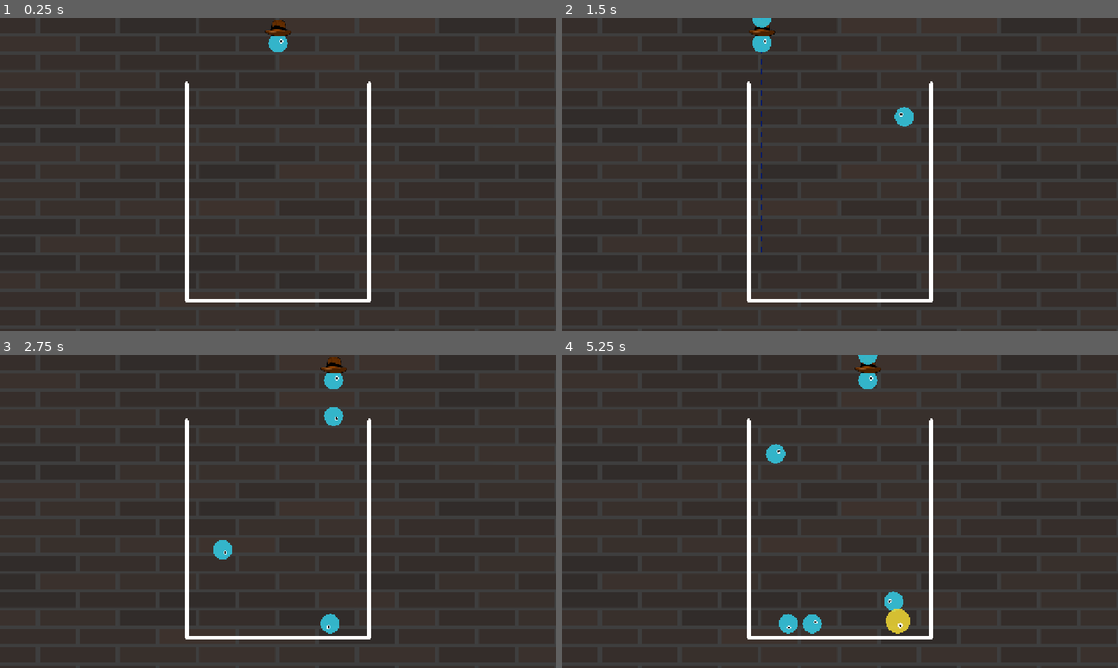
Above: before the commit, frames 1-4 (two rows, left to right).
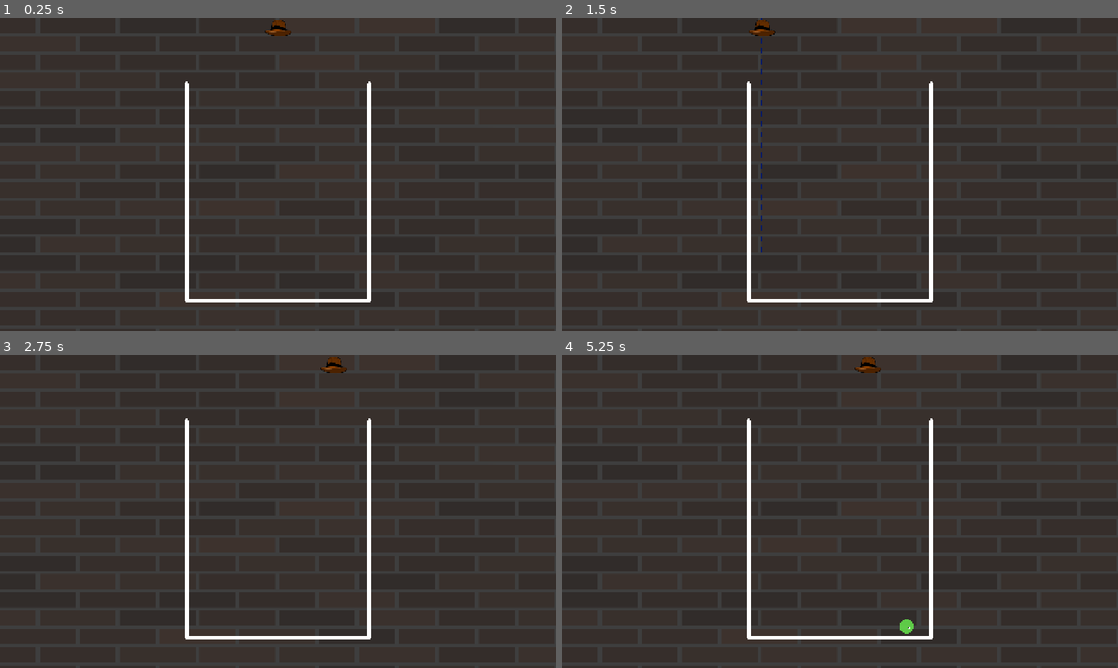
Above: after the commit, the same moments.

Repository: broli/oozecrawler
Game: Godot game, scene res://scenes/Core/main.tscn
Two runs of this game, one before a commit and one after it. Both use one fixed random seed, a clock stepped at 60 frames per second and the inputs below. The project has no main scene, so this scene is started directly.
Inputs (mouse positions are in pixels of both pictures, inside the frame that each line leads up to):
- Up to frame 1 (0.25 s): no input
- Up to frame 2 (1.5 s): tap Enter at 0.5 s; move the mouse to (962, 158) at 0.52 s; click (962, 158) at 0.67 s; move the mouse to (728, 190) at 1.27 s; click (728, 190) at 1.42 s
- Up to frame 3 (2.75 s): move the mouse to (333, 442) at 2.02 s; click (333, 442) at 2.17 s
- Up to frame 4 (5.25 s): move the mouse to (812, 574) at 2.77 s; click (812, 574) at 2.92 s; move the mouse to (1006, 558) at 3.52 s; click (1006, 558) at 3.67 s; move the mouse to (673, 464) at 4.27 s; click (673, 464) at 4.42 s; move the mouse to (867, 511) at 5.02 s; click (867, 511) at 5.17 s

The runs differ from the first frame. In frame 1, 0.1% of the frame differs, in the area x 48-52%, y 5-11%; in frame 2, 0.4%; in frame 3, 0.6%; in frame 4, 1.2%, in the area x 36-64%, y 0-90%.
Error after the commit: Attempt to call function 'update_queue' in base 'null instance' on a null instance. (res://scripts/core/main.gd:36)

Commit message:
feat(core): implement bingo cage bag randomization algorithm

Diff:
--- a/scripts/core/main.gd
+++ b/scripts/core/main.gd
@@ -1,40 +1,68 @@
 extends Node2D
 
-# Reference to child Dropper node
+# References to child nodes
 @onready var dropper: Node2D = $Dropper
+@onready var queue_display: Control = $HUD/NextSlimePanel/QueueDisplay
 
-var drop_queue: Array[int] = []
-const QUEUE_SIZE: int = 5 # Keep a buffer of 5 upcoming slimes
+#var drop_queue: Array[int] = []
+#const QUEUE_SIZE: int = 5 # Keep a buffer of 5 upcoming slimes
+
+var bingo_cage: Array[int]
 
 func _ready() -> void:
 	# Seed the queue initially
-	for i in range(QUEUE_SIZE):
-		drop_queue.append(get_random_drop_tier())
+	#for i in range(QUEUE_SIZE):
+		#drop_queue.append(get_random_drop_tier())
+	#load first bingo cage
+	load_bingo_cage()
 
 	# Give the dropper its first slime
-	prepare_next_drop()
+	send_slime_to_dropper()
 
-func get_random_drop_tier() -> int:
-	# Suika weights: mostly Tier 1 & 2, rare Tier 3
-	var roll := randf()
-	if roll < 0.65:
-		return 1
-	elif roll < 0.90:
-		return 2
-	elif roll < 0.98:
-		return 3
-	else:
-		return 4
+	#listen for slime drop
+	dropper.slime_dropped.connect(send_slime_to_dropper)
+
+func load_bingo_cage() -> void:
+	bingo_cage = [1,1,1,1,1,1,1,1,1,2,2,2,2,2,2,3,3,3,4,4,5]
+	bingo_cage.shuffle()
+
+func pull_next_ball() -> int:
+	if bingo_cage.is_empty():
+		load_bingo_cage()
+
+	#pull
+	var next_ball = bingo_cage.pop_back()
+	#update hud
+	queue_display.update_queue(bingo_cage)
+	#return
+	return next_ball
 
 
-func prepare_next_drop() -> void:
-	# Pop the next tier for the dropper
-	var current_tier: int = drop_queue.pop_front()
+func send_slime_to_dropper() -> void:
+	dropper.set_current_slime_tier(self.pull_next_ball())
 
-	# Replenish queue at the back
-	drop_queue.append(get_random_drop_tier())
+#func get_random_drop_tier() -> int:
+	## Suika weights: mostly Tier 1 & 2, rare Tier 3
+	#var roll := randf()
+	#if roll < 0.65:
+		#return 1
+	#elif roll < 0.90:
+		#return 2
+	#elif roll < 0.98:
+		#return 3
+	#else:
+		#return 4
 
-	# Tell dropper what tier to hold
-	dropper.set_current_slime_tier(current_tier)
+#func prepare_next_drop() -> void:
+	## Pop the next tier for the dropper
+	#var current_tier: int = drop_queue.pop_front()
+	#
+	## Replenish queue at the back
+	#drop_queue.append(get_random_drop_tier())
+	#
+	## Tell dropper what tier to hold
+	#dropper.set_current_slime_tier(current_tier)
 
-	print("Current drop: ", current_tier, " | Upcoming: ", drop_queue)
+	#update HUD
+	#queue_display.update_queue(bingo_cage)
+	#print("Current drop: ", current_tier, " | Upcoming: ", drop_queue)
